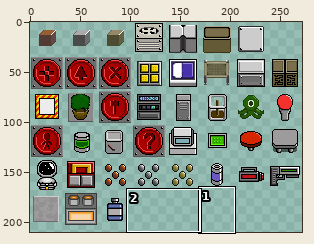
Sprite sheet, stored at Tower/Sprites/Inventory_Items/Inventory_Spritesheet_1.png. Above: a wide view before the commit, with the close-up outlined.
Close-up. The starting point:
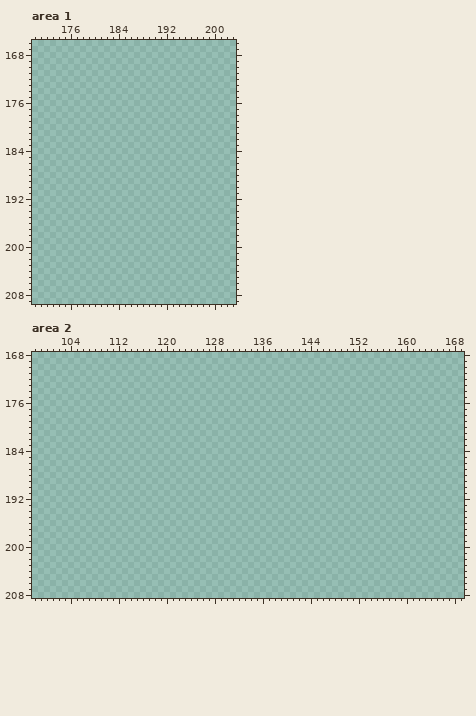
The file is 272x272 pixels. Colours within 5 levels of each other are drawn and written as one. Shown: area 1: x 170..203, y 166..209; area 2: x 98..169, y 168..208. The wide view leaves out empty margins.
The result:
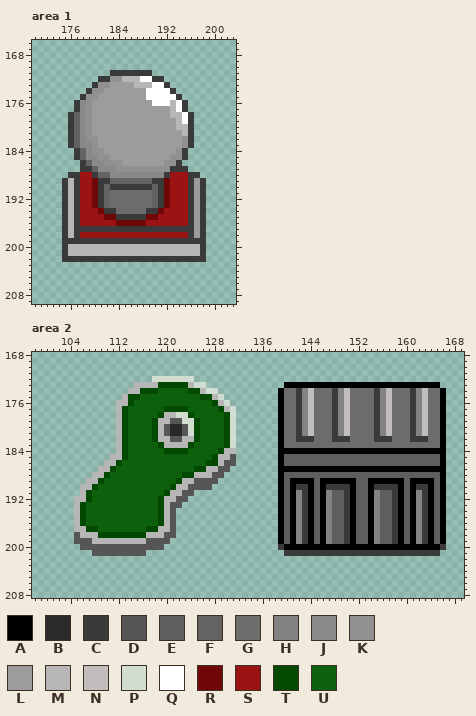
Palette (. is transparent): A #000000  B #2a2a2a  C #3a3a3a  D #565656  E #5e5e5e  F #656362  G #6c6c6c  H #838383  J #898989  K #919191  L #9d9b9b  M #b6b6b6  N #c1bdbd  P #d2ddd2  Q #ffffff  R #6f0707  S #9c1313  T #034902  U #0d610c
The edit:
Area 1:
y 171: x 183..189 ....... -> CCCCCCC
y 172: x 181..191 ........... -> CCKKMMMQQCC
y 173: x 180..192 ............. -> CKKLLLLMMMQQC
y 174: x 179..193 ............... -> CKKLLLLLLLQQQQC
y 175: x 178..194 ................. -> CKKLLLLLLLLQQQQQC
y 176: x 177..195 ................... -> CJKLLLLLLLLLLQQQMQC
y 177: x 177..195 ................... -> CJKLLLLLLLLLLLLLMQC
y 178: x 176..196 ..................... -> CFJKLLLLLLLLLLLLLMMQC
y 179: x 176..196 ..................... -> CFJKLLLLLLLLLLLLLLMQC
y 180: x 176..196 ..................... -> CFJKLLLLLLLLLLLLLLMMC
y 181: x 176..196 ..................... -> CFJKLLLLLLLLLLLLLLLMC
y 182: x 176..196 ..................... -> CFJKKLLLLLLLLLLLLLLKC
y 183: x 176..196 ..................... -> CFJJKLLLLLLLLLLLLLLKC
y 184: x 177..195 ................... -> CFJKKLLLLLLLLLLLLKC
y 185: x 177..195 ................... -> CFJJKKLLLLLLLLLLKKC
y 186: x 178..194 ................. -> CFJJKKKLLLLLLLKKC
y 187: x 178..195 .................. -> CCFJJJKKKKKKKKKCCC
y 188: x 176..197 ...................... -> CCSSCFFJJJJJJJJJCSSSCC
y 189: x 175..198 ........................ -> CMCSSRCCFFFFFFFCCRSSSCLC
y 190: x 175..198 ........................ -> CMCSSRCFCCCCCCCFCRSSSCLC
y 191..193: x 175..198 ........................ -> CMCSSRCFGGGGGGGFCRSSSCLC
y 194: x 175..198 ........................ -> CMCSSSRCCGGGGGCCRSSSSCLC
y 195: x 175..198 ........................ -> CMCSSSSRRCCCCCRRSSSSSCLC
y 196: x 175..198 ........................ -> CMCSSSSSSRRRRRSSSSSSSCLC
y 197: x 175..198 ........................ -> CMCCCCCCCCCCCCCCCCCCCCLC
y 198: x 175..198 ........................ -> CMCSSSSSSSSSSSSSSSSSSCLC
y 199: x 175..198 ........................ -> CCCCCCCCCCCCCCCCCCCCCCCC
y 200..201: x 175..198 ........................ -> CMMMMMMMMMMMMMMMMMMMMMMC
y 202: x 175..198 ........................ -> CCCCCCCCCCCCCCCCCCCCCCCC
Area 2:
y 172: x 118..124 ....... -> PPPPPPP
y 173: x 115..126 ............ -> MMMMTTTTTMPP; x 140..165 .......................... -> AAAAAAAAAAAAAAAAAAAAAAAAAA
y 174: x 114..128 ............... -> MMTTTUUUUUTTMPP; x 139..166 ............................ -> AGGCHNGGGCHNGGGGCHNGGGCHNGGA
y 175: x 113..129 ................. -> MTTUUUUUUUUUUTTMP; x 139..166 ............................ -> AGGCHNGGGCHNGGGGCHNGGGCHNGGA
y 176: x 112..130 ................... -> MMTUUUUUUUUUUUUUTMP; x 139..166 ............................ -> AGGCHNGGGCHNGGGGCHNGGGCHNGGA
y 177: x 112..131 .................... -> MTUUUUUUTTTTUUUUUTMP; x 139..166 ............................ -> AGGCHNGGGCHNGGGGCHNGGGCHNGGA
y 178: x 112..131 .................... -> MTUUUUUTMMPPTUUUUUTP; x 139..166 ............................ -> AGGCHNGGGCHNGGGGCHNGGGCHNGGA
y 179: x 112..131 .................... -> MTUUUUTMMDDPPTUUUUTP; x 139..166 ............................ -> AGGCHNGGGCHNGGGGCHNGGGCHNGGA
y 180..181: x 112..131 .................... -> MTUUUUTMDBBDPTUUUUTP; x 139..166 ............................ -> AGGCHNGGGCHNGGGGCHNGGGCHNGGA
y 182: x 112..131 .................... -> MTUUUUTMMDDMMTUUUUTP; x 139..166 ............................ -> AGGCCCGGGCCCGGGGCCCGGGCCCGGA
y 183: x 112..131 .................... -> MTUUUUUTMMMMTUUUUUTP; x 139..166 ............................ -> AGGGGGGGGGGGGGGGGGGGGGGGGGGA
y 184: x 112..131 .................... -> MTUUUUUUTTTTUUUUUTMM; x 139..166 ............................ -> AAAAAAAAAAAAAAAAAAAAAAAAAAAA
y 185: x 111..131 ..................... -> MMTUUUUUUUUUUUUUUTMMD; x 139..166 ............................ -> AEEEEEEEEEEEEEEEEEEEEEEEEEEA
y 186: x 110..131 ...................... -> MMTUUUUUUUUUUUUUUTTMDD; x 139..166 ............................ -> AEEEEEEEEEEEEEEEEEEEEEEEEEEA
y 187: x 109..130 ...................... -> MMTUUUUUUUUUUUUUTTMMDD; x 139..166 ............................ -> AAAAAAAAAAAAAAAAAAAAAAAAAAAA
y 188: x 108..129 ...................... -> MMTUUUUUUUUUUUUTTMMMDD; x 139..166 ............................ -> AEEEEEEEEEEEEEEEEEEEEEEEEEEA
y 189: x 107..128 ...................... -> MMTUUUUUUUUUUUUTMMDDDD; x 139..166 ............................ -> AEAAAAEAAAAAAEEAAAAAAEAAAAEA
y 190: x 106..127 ...................... -> MMTUUUUUUUUUUUUTMMDDDD; x 139..166 ............................ -> AEACCAEACCCCAEEACCCCAEACCAEA
y 191: x 106..124 ................... -> MTUUUUUUUUUUUUTMMDD; x 139..166 ............................ -> AEAHCAEAHEECAEEAHEECAEAHCAEA
y 192: x 105..123 ................... -> MMTUUUUUUUUUUUTMMDD; x 139..166 ............................ -> AEAHCAEAHEECAEEAHEECAEAHCAEA
y 193: x 105..122 .................. -> MTUUUUUUUUUUUUTMDD; x 139..166 ............................ -> AEAHCAEAHEECAEEAHEECAEAHCAEA
y 194..196: x 105..121 ................. -> MTUUUUUUUUUUUUTMD; x 139..166 ............................ -> AEAHCAEAHEECAEEAHEECAEAHCAEA
y 197: x 105..121 ................. -> MMTTUUUUUUUUTTMMD; x 139..166 ............................ -> AEAHCAEAHEECAEEAHEECAEAHCAEA
y 198: x 105..121 ................. -> DMMMTTTTTTTTMMMDD; x 139..166 ............................ -> AEAHCAEAHEECAEEAHEECAEAHCAEA
y 199: x 105..120 ................ -> DDDMMMMMMMMMDDDD; x 139..166 ............................ -> AEAHCAEAHEECAEEAHEECAEAHCAEA
y 200: x 106..119 .............. -> DDDDDDDDDDDDDD; x 139..166 ............................ -> CAAAAAAAAAAAAAAAAAAAAAAAAAAC
y 201: x 108..116 ......... -> DDDDDDDDD; x 140..165 .......................... -> CCCCCCCCCCCCCCCCCCCCCCCCCC
Pixel boxes of the changes (left, top, right, bottom) in both close-ups:
added: (62, 70, 206, 262)
added: (74, 376, 236, 556)
added: (278, 382, 446, 556)
